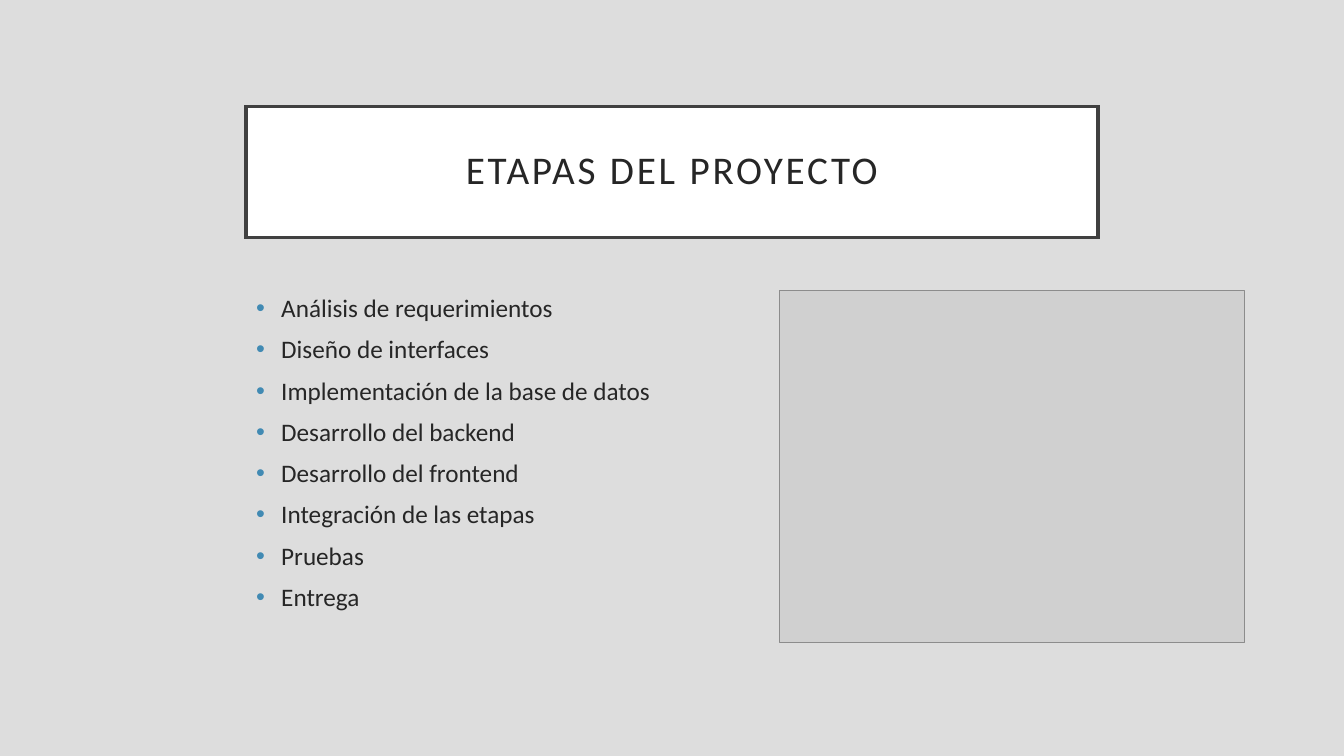
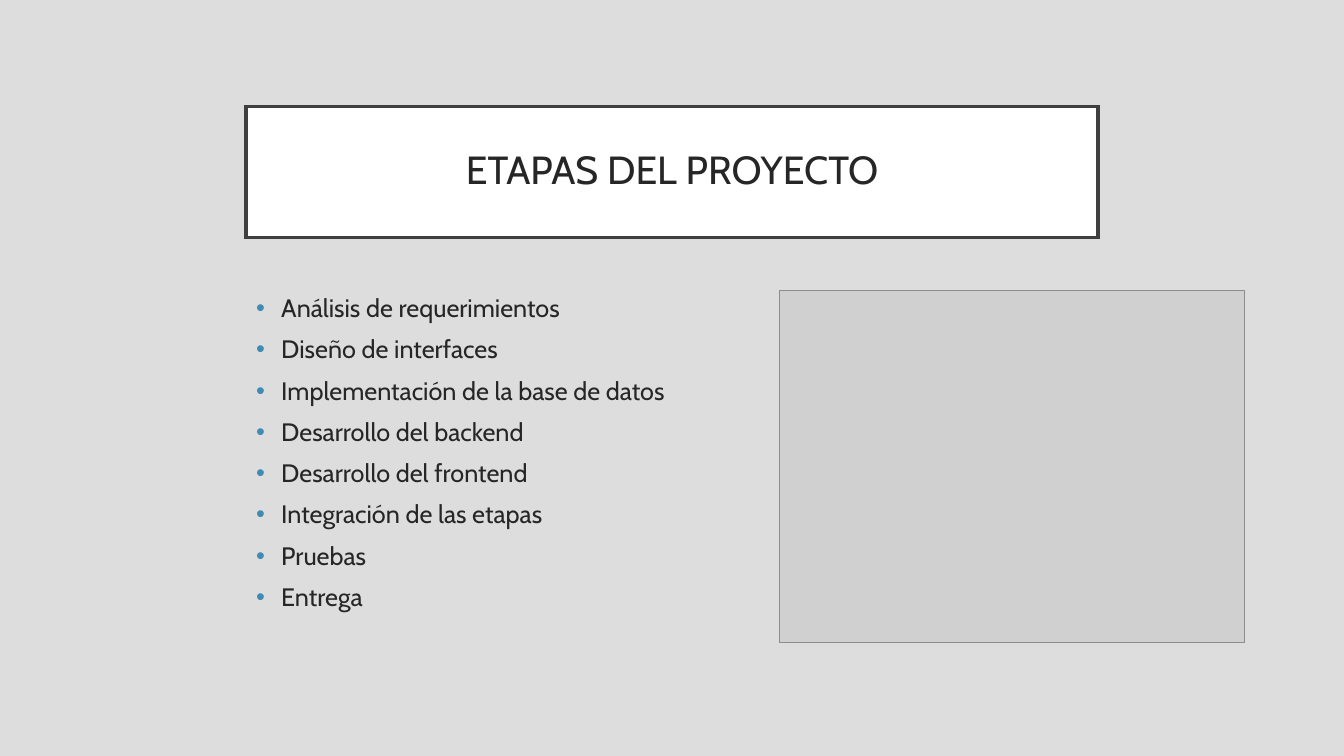
Before and after one commit to lucasconfalonieri/Audiestimulos, a slide deck: slide 9 of Presentación Intercatedra.pptx (slide 8 before the commit). Drawn at 1344x756 pixels with LibreOffice and Linux fonts; fonts in the diff are those of the drawing; grey boxes stand for pictures. Boxes give left, top, right and bottom in pixels: in the first picture for what was removed or moved away, otherwise in the second. Text is boxed around its words. In the diff, an @@ line names an element or a change of style, - is before the commit and + after.

```diff
--- a/Presentación Intercatedra.pptx
+++ b/Presentación Intercatedra.pptx
@@ title "ETAPAS DEL PROYECTO" at bbox=[246, 106, 1098, 237]: font Calibri to Cabin, letter spacing 2 to 0 pt; outline #404040 2.5 pt to #3F3F3F 2.5 pt @@
@@ text "Análisis de requerimientos" at bbox=[281, 298, 665, 612]: font Calibri to Cabin; less space between paragraphs @@
```
Also in this commit, not shown: 9 other slides changed, 1 slide added, 1 slide removed.
